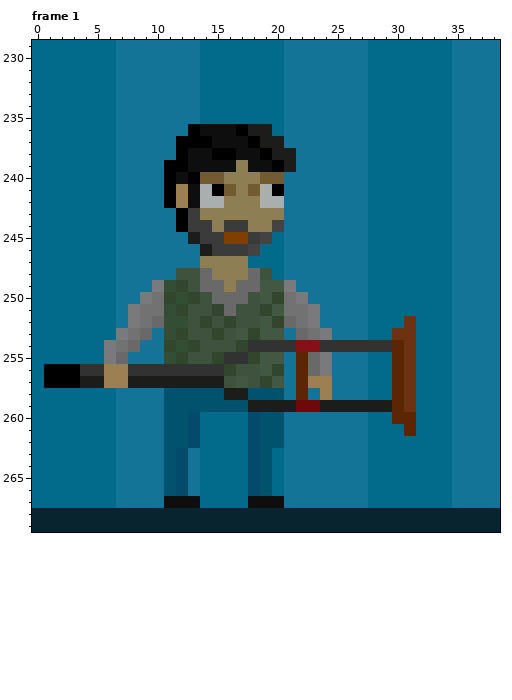
A pixel-art file gets an edit: src/sprites/common.ase. Above, as it was before the edit.
480x270 pixels, 8 frames. Colours within 5 levels of each other are drawn and written as one. Shown: frame 1: x 0..38, y 229..269. The commit also changed other frames or places, which this record leaves out.
New version:
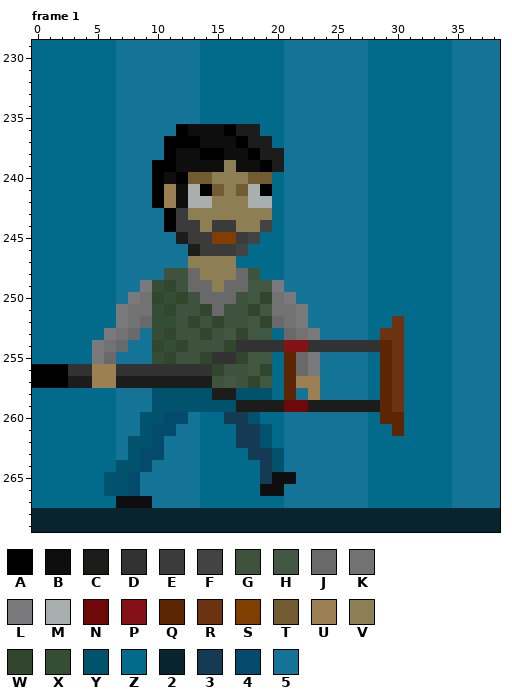
Palette (. is transparent): A #000000  B #0e0e0e  C #1c1c1a  D #323233  E #3a3b3a  F #434344  G #3e523d  H #435843  J #69696a  K #727273  L #7a7a7c  M #a9aeae  N #6f0808  P #831116  Q #5c2504  R #6d3211  S #803e00  T #725b30  U #9c7f53  V #8d7f53  W #31462d  X #334e34  Y #00526d  Z #026b8c  2 #07242f  3 #153b54  4 #044a6d  5 #147498
Edits made:
layer "Developer Crutch Attack/Developer" removed
layer "Developer Crutch Attack/Right arm" removed
layer "Developer Crutch Attack/Left Arm" removed
layer "Developer Crutch Attack/Right leg" removed
layer "Developer Crutch Attack/Left leg" removed
layer "Developer Crutch Attack/Weapon" removed
layer "Developer Crutch Attack/Right hand" removed
Changed rows in their new state; - is an unchanged pixel.
Frame 1:
first column x 0:
236 ------------AB--AC-Z------------
237 -----------A--B--AC-Z-----------
238 -----------AB-A-B-AC-5----------
239 ----------A-B---VB-AC5----------
240 ----------ABAT-V--T-Z-----------
241 ----------AUBMATVTMAZ-----------
242 ----------AUBM-V--M-Z-----------
243 -----------AEV------Z-----------
244 -----------AE-VE-V-FZ-----------
245 ------------CE-S-EFZ------------
246 -------------CE--FZ-------------
247 -------------V---Z--------------
248 -----------G-JV--JGZ------------
249 ---------LXWGJ-VJ-H-L5----------
250 --------LKWXWGJ--GHWKL5---------
251 -------LK-XWG-WJG-WHK-L5--------
252 -------LKJX-GWGWG-HWJKL5------RZ
253 ------LKJ5XWG-WGHWH-ZJKL5----R-Z
254 -----LKJ5-WXWG--WD---P-D-----QRZ
255 -----LJ5--XWG-WD-WH-ZQJL5----QRZ
256 A--D-U-D-------WG-HWZQJL5----QRZ
257 A--C-U-C-------GHGWHZQU-5----QRZ
258 ----------Y----C-Y--ZQ5U5----QRZ
259 ----------Y------C---N-C-----QRZ
260 ---------YY445--33YZZ--------Q-Z
261 ---------Y4455---33-Z---------QZ
262 --------YY4555---33-Z-----------
263 --------Y4455-----33Y-----------
264 -------YY4-55-----Z3Y-----------
265 ------YY4--55-----Z3BB----------
266 ------YY4--55-----ZBB-----------
267 -------BBB-555----ZZZ-----------
Changed places in both pictures, as pixel boxes (x1, y1, x2, y2):
changed: (32, 124, 416, 508)
